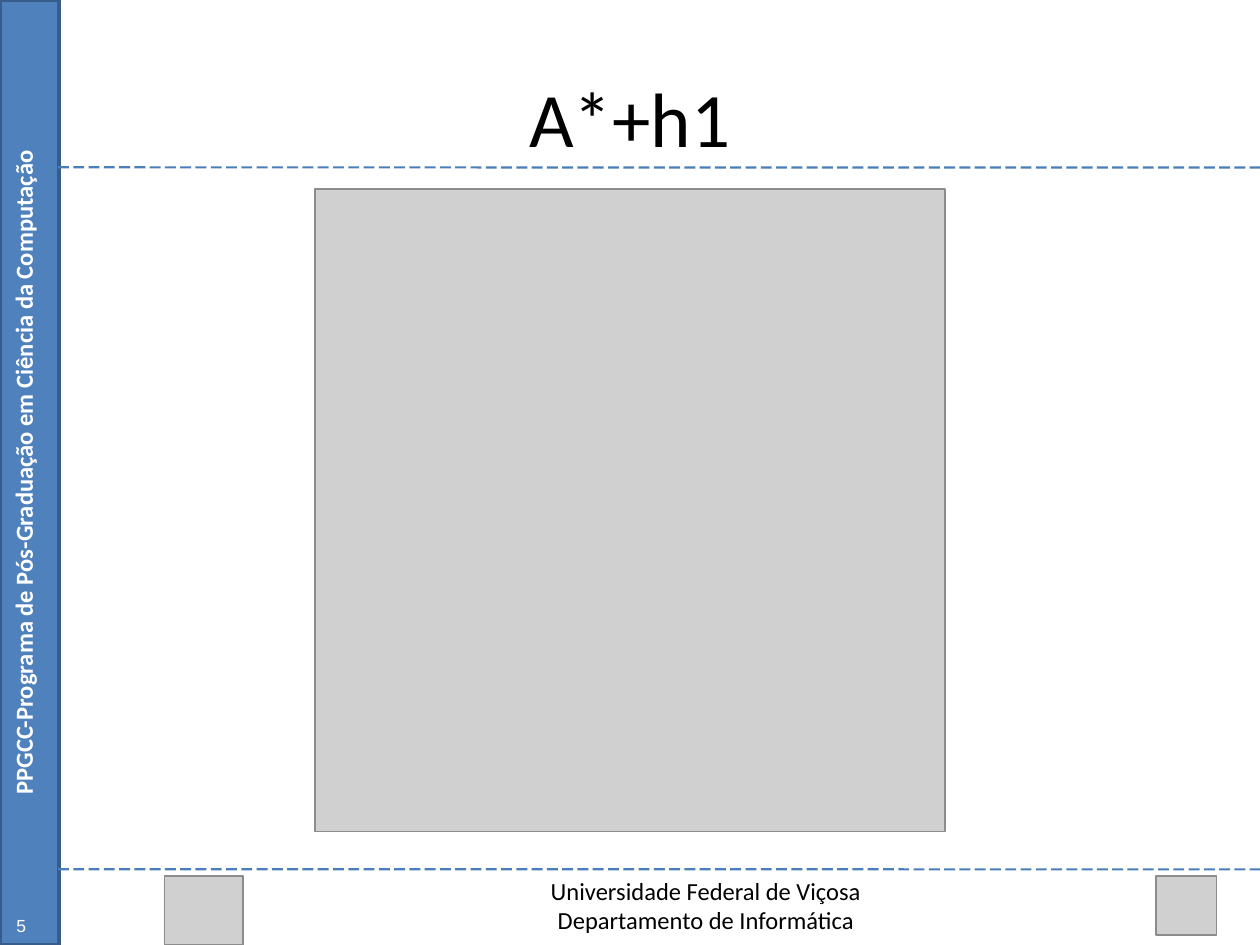
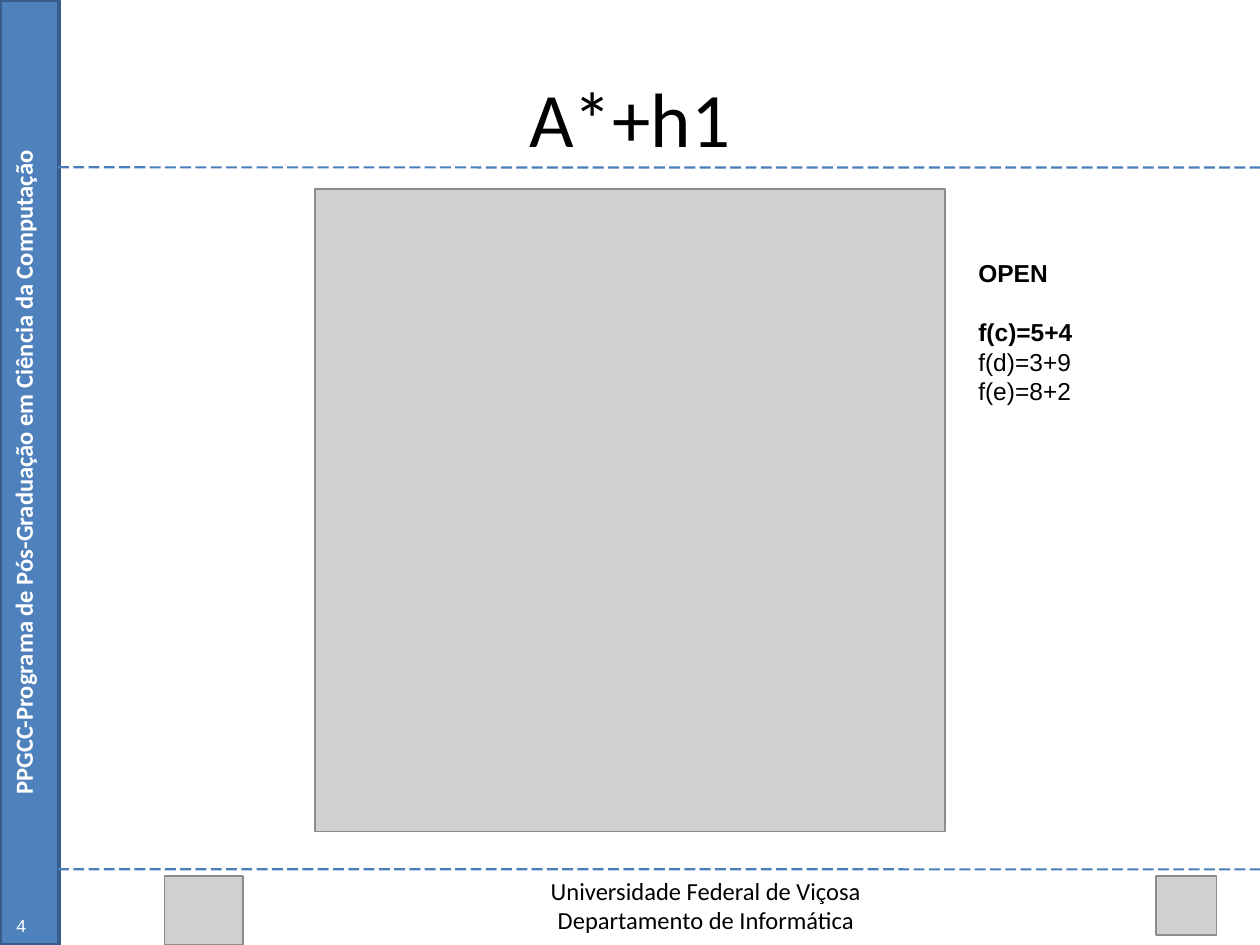
Before and after one commit to Marvinsky/research-marvin, a slide deck: slide 8 of latex/odp/dissertation_v12.odp. Drawn at 1260x945 pixels with LibreOffice and Linux fonts; fonts in the diff are those of the drawing; grey boxes stand for pictures. Boxes give left, top, right and bottom in pixels: in the first picture for what was removed or moved away, otherwise in the second. Text is boxed around its words. In the diff, an @@ line names an element or a change of style, - is before the commit and + after.

```diff
--- a/latex/odp/dissertation_v12.odp
+++ b/latex/odp/dissertation_v12.odp
@@ text added at [978, 265, 1072, 405], 14 pt, text #000000 @@
+OPEN
+f(c)=5+4
+f(d)=3+9
+f(e)=8+2
@@ text at [16, 920, 26, 932]: text changed @@
-5
+4
```
Also in this commit, not shown: 39 other slides changed, 2 slides added.
